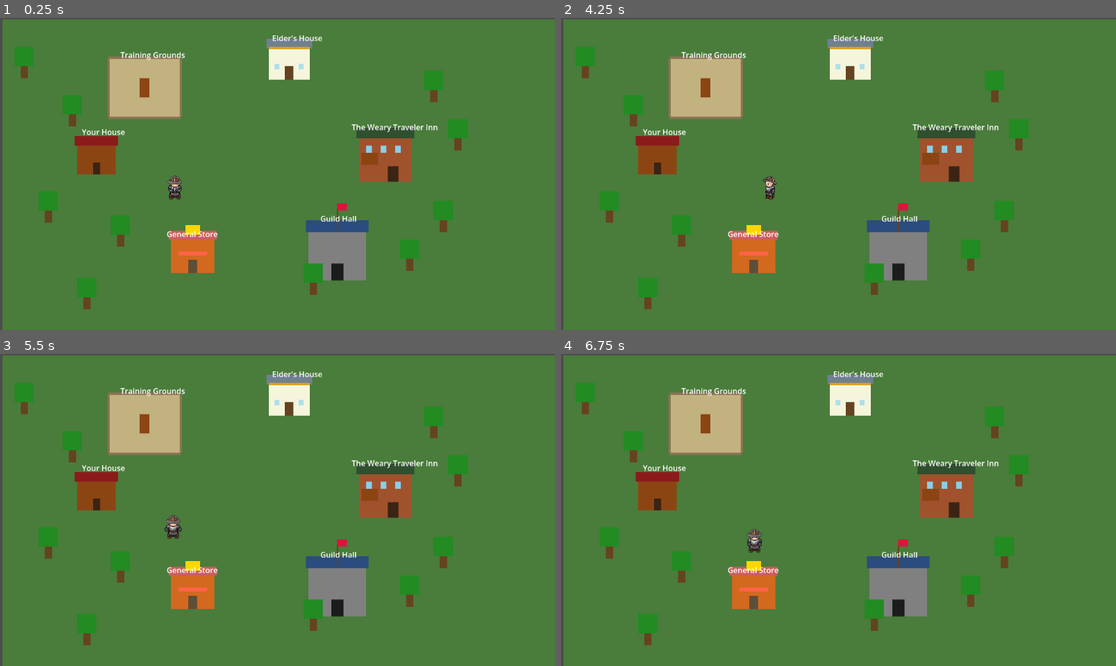
Above: before the commit, frames 1-4 (two rows, left to right).
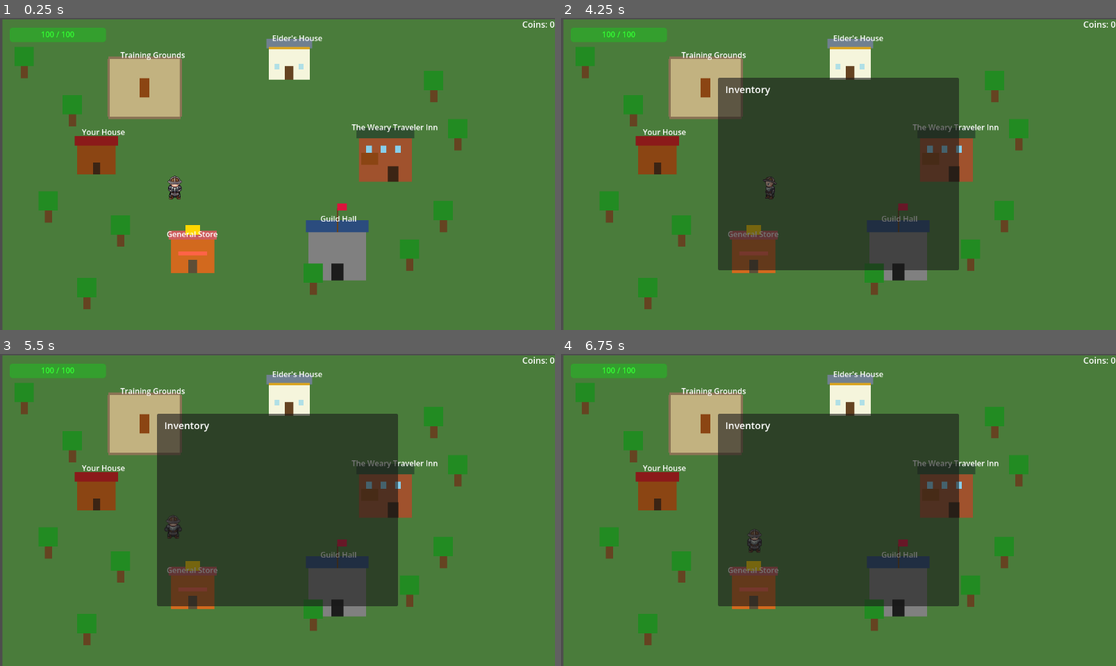
Above: after the commit, the same moments.

Repository: koukous/late-adventure
Game: Godot game, scene res://scenes/village.tscn
The game is run twice, just before and just after one commit, with the same random seed, the same clock (stepped at 60 frames per second) and the same inputs. This scene is started directly instead of the project's main scene. Sound files missing from this copy of the repository are replaced by a short silence.
Inputs (mouse positions are in pixels of both pictures, inside the frame that each line leads up to):
- Up to frame 1 (0.25 s): no input
- Up to frame 2 (4.25 s): move the mouse to (960, 158) at 0.52 s; hold D (move_right) 0.53-1.28 s; click (960, 158) at 0.6 s; move the mouse to (727, 189) at 1.27 s; hold S (move_down) 1.28-2.03 s; click (727, 189) at 1.35 s; move the mouse to (894, 105) at 2.02 s; hold D (move_right) 2.03-2.78 s; click (894, 105) at 2.1 s; move the mouse to (810, 236) at 2.77 s; hold W (move_up) 2.78-3.53 s; click (810, 236) at 2.85 s; move the mouse to (1005, 220) at 3.52 s; hold A (move_left) from 3.53 s (still down); click (1005, 220) at 3.6 s; tap I (ui_inventory) at 4.15 s
- Up to frame 3 (5.5 s): move the mouse to (111, 463) at 4.27 s; click (111, 463) at 4.35 s; move the mouse to (305, 510) at 5.02 s; release A (move_left) at 5.03 s; hold S (move_down) from 5.03 s (still down); click (305, 510) at 5.1 s
- Up to frame 4 (6.75 s): move the mouse to (755, 432) at 5.77 s; release S (move_down) at 5.78 s; hold D (move_right) 5.78-6.53 s; click (755, 432) at 5.85 s; tap Enter at 6.5 s; move the mouse to (960, 494) at 6.52 s; hold W (move_up) from 6.53 s (still down); click (960, 494) at 6.6 s

The runs differ from the first frame. In frame 1, 0.8% of the frame differs, in the area x 1-100%, y 0-8%; in frame 2, 27%; in frame 3, 27%; in frame 4, 27%, in the area x 1-100%, y 0-81%.

Commit message:
ADDING ui and inventory to gobal scene

Diff:
--- a/project.godot
+++ b/project.godot
@@ -18,6 +18,7 @@
 [autoload]
 
 InventoryManager="*uid://cyvucvcuw4nnl"
+GlobalUi="*uid://ljqwv3c267ff"
 
 [file_customization]
 
--- /dev/null
+++ b/scenes/global/GlobalUI.tscn
@@ -0,0 +1,19 @@
+[gd_scene format=3 uid="uid://blrghfb0id5hc"]
+
+[ext_resource type="Script" uid="uid://ljqwv3c267ff" path="res://scripts/global_ui.gd" id="1_kkq6e"]
+[ext_resource type="PackedScene" uid="uid://5yr8sq54vd8q" path="res://scenes/InventoryUI.tscn" id="2_lnbkq"]
+[ext_resource type="PackedScene" uid="uid://brwq0x8x8cs4g" path="res://scenes/HealtUI.tscn" id="3_5faa8"]
+
+[node name="GlobalUi" type="CanvasLayer" unique_id=1810816273]
+script = ExtResource("1_kkq6e")
+
+[node name="InventoryUI" parent="." unique_id=49627175 instance=ExtResource("2_lnbkq")]
+anchors_preset = 8
+anchor_left = 0.5
+anchor_top = 0.5
+anchor_right = 0.5
+anchor_bottom = 0.5
+grow_horizontal = 2
+grow_vertical = 2
+
+[node name="HealthUI" parent="." unique_id=1590557099 instance=ExtResource("3_5faa8")]
--- a/scenes/village.tscn
+++ b/scenes/village.tscn
@@ -9,6 +9,7 @@
 [ext_resource type="PackedScene" uid="uid://ca4iac84t6ohm" path="res://scenes/buildings/training_grounds.tscn" id="7_kcivn"]
 [ext_resource type="PackedScene" uid="uid://lb31uy8m4d78" path="res://scenes/buildings/tree.tscn" id="8_53v4c"]
 [ext_resource type="PackedScene" uid="uid://bkpyaft2y2e6y" path="res://scenes/player.tscn" id="9_7sh0f"]
+[ext_resource type="PackedScene" uid="uid://blrghfb0id5hc" path="res://scenes/global/GlobalUI.tscn" id="10_pa23k"]
 
 [node name="Village" type="Node2D" unique_id=1882130929]
 
@@ -81,3 +82,5 @@
 
 [node name="Player" parent="." unique_id=1202437955 instance=ExtResource("9_7sh0f")]
 position = Vector2(363, 346)
+
+[node name="GlobalUi" parent="." unique_id=1810816273 instance=ExtResource("10_pa23k")]
--- /dev/null
+++ b/scripts/global_ui.gd
@@ -0,0 +1,19 @@
+extends CanvasLayer
+# Global UI Manager - Works in any scene!
+
+@onready var inventory_ui = $InventoryUI
+@onready var health_ui = $HealthUI
+
+func _ready():
+	# Hide inventory at start
+	if inventory_ui:
+		inventory_ui.visible = false
+
+func _input(event):
+	if event.is_action_pressed("ui_inventory"):
+		toggle_inventory()
+
+func toggle_inventory():
+	if inventory_ui:
+		inventory_ui.visible = not inventory_ui.visible
+		print("Inventory:", "OPEN" if inventory_ui.visible else "CLOSED")
Not shown: 1 places in scenes/village.tscn that only renumber resources
Not shown, added: scripts/global_ui.gd.uid
